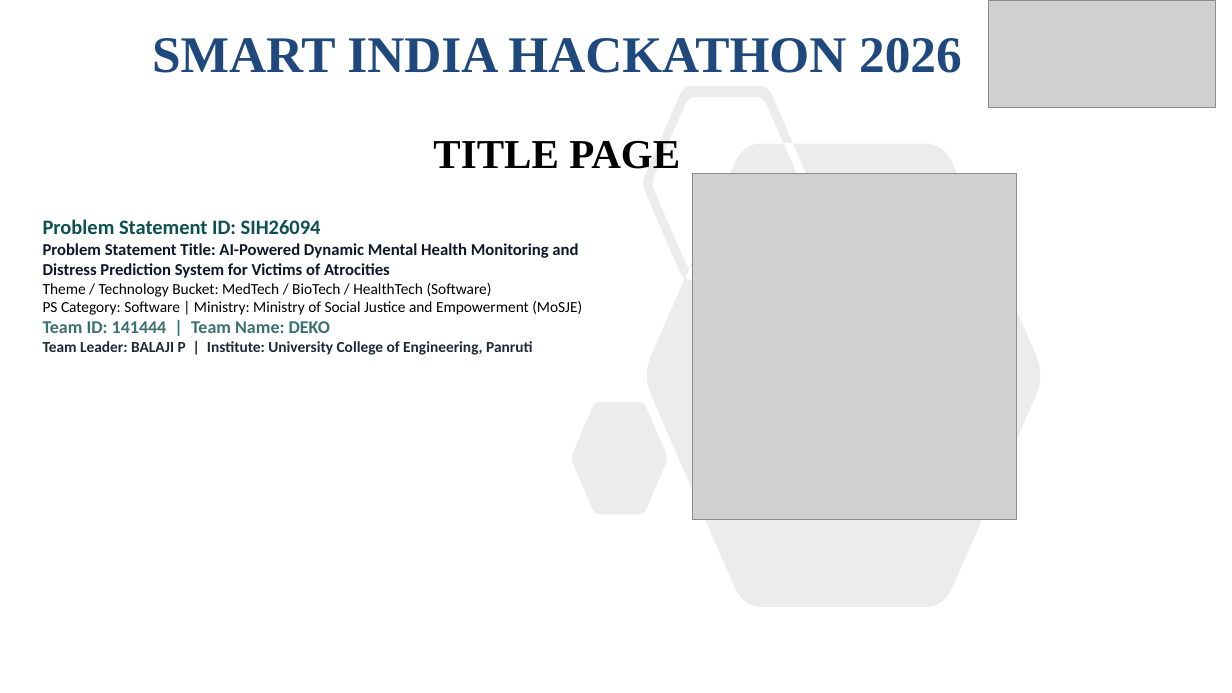
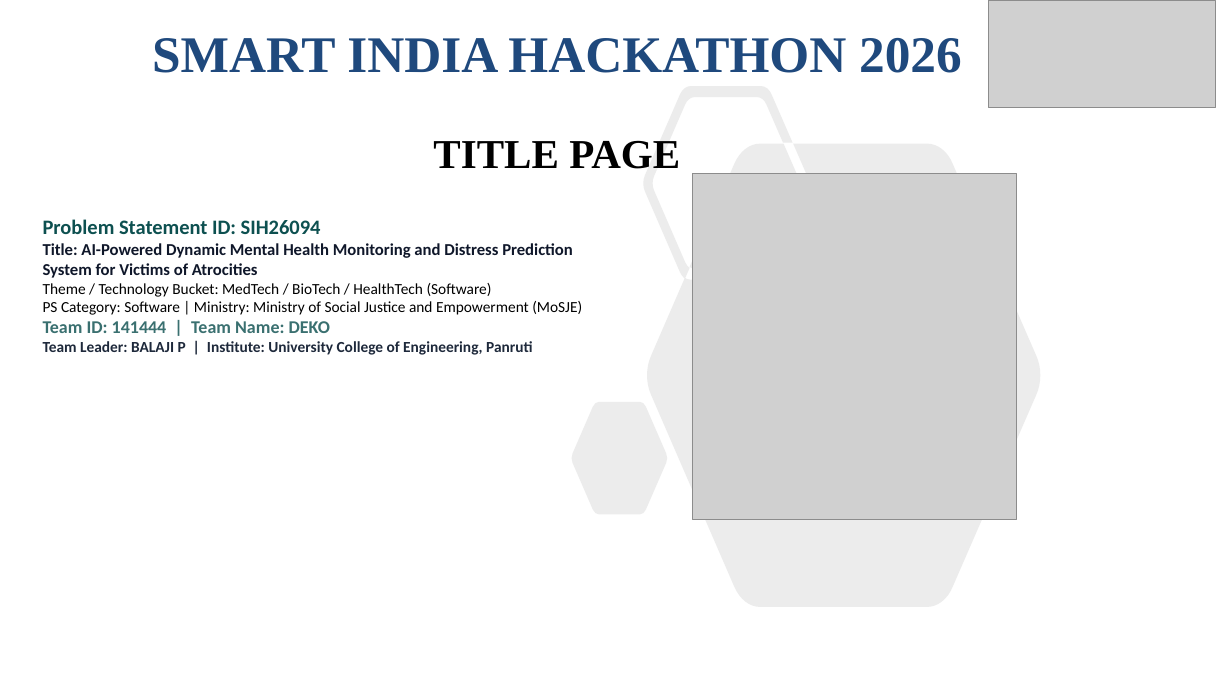
Before and after one commit to balajikrishnan031/SIH-KEFI, a slide deck: slide 1 of SIH26094_KEFI_AI_OFFICIAL_SUBMISSION.pptx. Drawn at 1232x693 pixels with LibreOffice and Linux fonts; fonts in the diff are those of the drawing; grey boxes stand for pictures. Boxes give left, top, right and bottom in pixels: in the first picture for what was removed or moved away, otherwise in the second. Text is boxed around its words. In the diff, an @@ line names an element or a change of style, - is before the commit and + after.

```diff
--- a/SIH26094_KEFI_AI_OFFICIAL_SUBMISSION.pptx
+++ b/SIH26094_KEFI_AI_OFFICIAL_SUBMISSION.pptx
@@ text at (43, 243, 573, 278): text changed @@
-Problem Statement Title: AI-Powered Dynamic Mental Health Monitoring and Distress Prediction System for Victims of Atrocities
+Title: AI-Powered Dynamic Mental Health Monitoring and Distress Prediction System for Victims of Atrocities
```
Also in this commit, not shown: 1 other slide changed, 3 other files.
